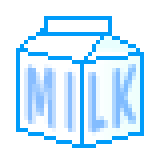
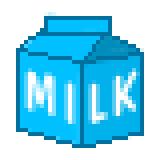
Layers edited between the first and the second 160 x 160 image:
"LK": opacity 57% → 100%, painted on it over 88, 64, 140, 136
"MI": opacity 55% → 100%, painted on it over 24, 64, 76, 132
painted on "Фигура 5 (копия)" over 80, 52, 144, 148
painted on "Фигура 7" over 44, 12, 112, 36
painted on "Фигура 6" over 16, 24, 112, 64
painted on "Фигура 6 (копия)" over 40, 28, 144, 56
painted on "Фигура 5" over 20, 48, 80, 148
painted on "Фигура 8" over 72, 44, 144, 76
